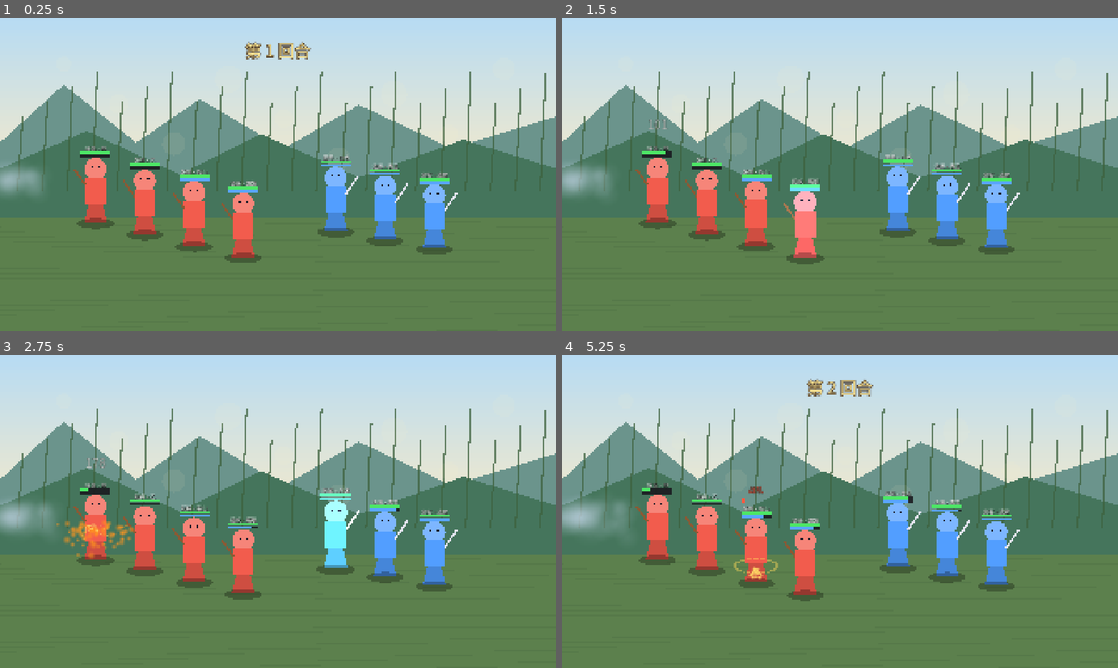
Above: before the commit, frames 1-4 (two rows, left to right).
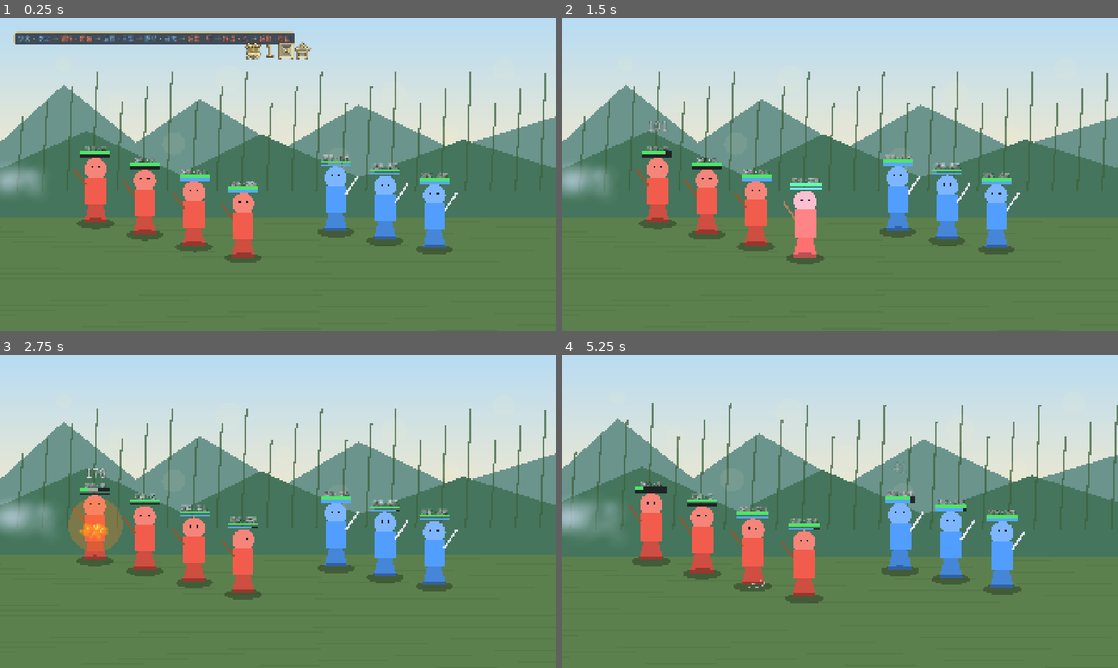
Above: after the commit, the same moments.

Repository: kongshan001/modelfw_demo
Game: Godot game, scene res://scenes/battle_scene.tscn
Same seed, same stepped clock (60 frames per second), same inputs: the game is played once before the commit and once after it.
Inputs (mouse positions are in pixels of both pictures, inside the frame that each line leads up to):
- Up to frame 1 (0.25 s): no input
- Up to frame 2 (1.5 s): move the mouse to (995, 205) at 0.52 s; click (995, 205) at 0.67 s; move the mouse to (945, 196) at 1.27 s; click (945, 196) at 1.42 s
- Up to frame 3 (2.75 s): move the mouse to (333, 527) at 2.02 s; click (333, 527) at 2.17 s
- Up to frame 4 (5.25 s): move the mouse to (656, 517) at 2.77 s; click (656, 517) at 2.92 s; move the mouse to (706, 530) at 3.52 s; click (706, 530) at 3.67 s; move the mouse to (756, 539) at 4.27 s; click (756, 539) at 4.42 s; move the mouse to (806, 552) at 5.02 s; click (806, 552) at 5.17 s

The runs differ from the first frame. In frame 1, 2.1% of the frame differs, in the area x 2-53%, y 4-9%; in frame 2, 0.4%; in frame 3, 2.5%; in frame 4, 9.2%, in the area x 0-100%, y 7-80%.

Commit message:
fix(presentation): 真顿帧/回合顺序预览/headless VFX

Diff:
--- a/godot-battle/battle/battle_scene.gd
+++ b/godot-battle/battle/battle_scene.gd
@@ -1,4 +1,7 @@
 extends Node2D
+
+func _exit_tree() -> void:
+	Engine.time_scale = 1.0
 
 func _ready() -> void:
 	var background := BackgroundView.new()
--- a/godot-battle/battle/battle_sequencer.gd
+++ b/godot-battle/battle/battle_sequencer.gd
@@ -43,6 +43,7 @@
 		if generation != _generation:
 			break
 	if generation != _generation:
+		Engine.time_scale = 1.0
 		_restore_views()
 		_skip = false
 		playback_speed = 1.0
@@ -50,6 +51,7 @@
 	idle.emit()
 
 func skip_all() -> void:
+	Engine.time_scale = 1.0
 	if not _playing:
 		_restore_views()
 		return
--- a/godot-battle/battle/command_registry.gd
+++ b/godot-battle/battle/command_registry.gd
@@ -13,7 +13,7 @@
 		&"round_start":
 			return RoundBannerCommand.new(event)
 		&"action_start":
-			return ActionStartCommand.new(event, content)
+			return ActionStartCommand.new(event)
 		&"damage":
 			return DamageCommand.new(event, content)
 		&"heal":
--- a/godot-battle/battle/commands/action_start_command.gd
+++ b/godot-battle/battle/commands/action_start_command.gd
@@ -2,11 +2,9 @@
 extends BattleCommand
 
 var event: BattleEvent
-var content: ContentDB
 
-func _init(p_event: BattleEvent, p_content: ContentDB = null) -> void:
+func _init(p_event: BattleEvent) -> void:
 	event = p_event
-	content = p_content
 
 func play(ctx: BattleContext) -> void:
 	var source: UnitView = ctx.unit_view(event.source_id)
@@ -31,23 +29,12 @@
 			await ctx.wait(0.12)
 
 func _play_skill(ctx: BattleContext, source: UnitView) -> void:
-	var skill: SkillData = null
-	if content != null:
-		skill = content.get_skill(StringName(event.data.get("skill_id", "")))
-	var visual_id: StringName = skill.visual_id if skill != null else &"generic"
 	if source != null:
 		await source.cast_pose()
-	var targets := event.target_ids
-	for index in targets.size():
-		var target: UnitView = ctx.unit_view(targets[index])
-		if target == null:
-			continue
-		var effect_position := target.global_position + Vector2(0, -110)
-		if visual_id == &"aoe":
-			effect_position = target.global_position
-		ctx.vfx_factory().play_skill(visual_id, effect_position)
-		if index < targets.size() - 1:
-			await ctx.wait(0.08)
+		ctx.vfx_factory().cast_ring(source.global_position)
+	if ctx.camera != null:
+		ctx.camera.punch_zoom(1.04, 0.15)
+	await ctx.wait(0.08)
 
 func _target_view(ctx: BattleContext) -> UnitView:
 	if event.target_ids.is_empty():
--- a/godot-battle/battle/commands/damage_command.gd
+++ b/godot-battle/battle/commands/damage_command.gd
@@ -2,6 +2,7 @@
 extends BattleCommand
 
 const HIT_STOP := 0.06
+const HIT_STOP_TIME_SCALE := 0.05
 
 var event: BattleEvent
 var content: ContentDB
@@ -23,7 +24,10 @@
 
 	var visual_id := &"poison" if status_tick else _visual_for_source(source_type)
 	var impact_position := target.global_position + Vector2(0, -110)
+	if visual_id == &"aoe":
+		impact_position = target.global_position
 	ctx.vfx_factory().play_impact(visual_id, impact_position)
+	await _hit_stop(ctx)
 
 	var text_color := Color(1.0, 0.86, 0.25) if crit else Color(1, 1, 1, 0.96)
 	if status_tick:
@@ -43,12 +47,18 @@
 	if crit:
 		ctx.vfx_factory().screen_flash(Color(1.0, 0.9, 0.55), 0.22)
 
-	await ctx.wait(HIT_STOP)
-
 	if source_type == "attack":
 		var source: UnitView = ctx.unit_view(event.source_id)
 		if source != null and source != target:
 			source.reset_pose()
+
+func _hit_stop(ctx: BattleContext) -> void:
+	# 真顿帧：整场慢放到 5%，用不受时间缩放影响的计时器冻结 0.06 秒。
+	if ctx.is_skipping():
+		return
+	Engine.time_scale = HIT_STOP_TIME_SCALE
+	await ctx.scene_tree.create_timer(HIT_STOP, true, false, true).timeout
+	Engine.time_scale = 1.0
 
 func _visual_for_source(source_type: String) -> StringName:
 	if source_type == "attack":
--- a/godot-battle/battle/commands/heal_command.gd
+++ b/godot-battle/battle/commands/heal_command.gd
@@ -13,7 +13,8 @@
 		return
 	var amount := int(event.data.get("amount", 0))
 	target.set_hp(int(event.data.get("hp_after", target.unit_state.hp)), true)
-	FloatText.spawn(ctx, target.global_position + Vector2(0, -244), "+%d" % amount, Color(0.45, 1.0, 0.55), 44)
+	if amount > 0:
+		FloatText.spawn(ctx, target.global_position + Vector2(0, -244), "+%d" % amount, Color(0.45, 1.0, 0.55), 44)
 	ctx.vfx_factory().heal(target.global_position + Vector2(0, -110))
 	await ctx.wait(0.3)
 
--- a/godot-battle/battle/commands/round_banner_command.gd
+++ b/godot-battle/battle/commands/round_banner_command.gd
@@ -30,10 +30,14 @@
 	label.z_index = 80
 	ctx.ui_layer.add_child(label)
 
+	var order_strip := _build_order_strip(ctx)
+
 	var tween_in := label.create_tween()
 	tween_in.set_parallel(true)
 	tween_in.tween_property(label, "modulate:a", 1.0, 0.16)
 	tween_in.tween_property(label, "scale", Vector2.ONE, 0.18).set_trans(Tween.TRANS_BACK).set_ease(Tween.EASE_OUT)
+	if order_strip != null:
+		order_strip.create_tween().tween_property(order_strip, "modulate:a", 1.0, 0.16)
 	await ctx.wait(0.5)
 
 	var tween_out := label.create_tween()
@@ -41,11 +45,69 @@
 	tween_out.tween_property(label, "modulate:a", 0.0, 0.16)
 	tween_out.tween_property(label, "scale", Vector2(1.08, 1.08), 0.16)
 	tween_out.chain().tween_callback(label.queue_free)
+	if order_strip != null and is_instance_valid(order_strip):
+		var strip_out := order_strip.create_tween()
+		strip_out.tween_property(order_strip, "modulate:a", 0.0, 0.2)
+		strip_out.tween_callback(order_strip.queue_free)
 	await ctx.wait(0.18)
+
+func _build_order_strip(ctx: BattleContext) -> Node:
+	var order: Array = event.data.get("order", [])
+	if order.is_empty() or ctx.ui_layer == null:
+		return null
+	var panel := PanelContainer.new()
+	panel.name = "TurnOrderPreview"
+	var style := StyleBoxFlat.new()
+	style.bg_color = Color(0.06, 0.07, 0.11, 0.72)
+	style.border_color = Color(1.0, 0.9, 0.55, 0.35)
+	style.set_border_width_all(1)
+	style.set_corner_radius_all(8)
+	style.content_margin_left = 14
+	style.content_margin_right = 14
+	style.content_margin_top = 6
+	style.content_margin_bottom = 6
+	panel.add_theme_stylebox_override("panel", style)
+	panel.position = Vector2(48, 48)
+	panel.z_index = 79
+	panel.modulate.a = 0.0
+	ctx.ui_layer.add_child(panel)
+
+	var row := HBoxContainer.new()
+	row.add_theme_constant_override("separation", 8)
+	panel.add_child(row)
+	var session := ctx.session as BattleSession
+	for index in order.size():
+		var unit_state: BattleUnitState = null
+		if session != null and session.engine != null:
+			unit_state = session.engine.state.get_unit(StringName(String(order[index])))
+		var display_name := String(order[index])
+		var tint := Color(1.0, 0.62, 0.5)
+		if unit_state != null:
+			display_name = unit_state.data.display_name
+			if unit_state.side == BattleTypes.Side.ALLY:
+				tint = Color(0.55, 0.8, 1.0)
+		var chip := Label.new()
+		chip.text = display_name
+		chip.add_theme_font_override("font", FontUtil.cjk_font())
+		chip.add_theme_font_size_override("font_size", 22)
+		chip.add_theme_color_override("font_color", tint)
+		chip.add_theme_color_override("font_outline_color", Color(0.04, 0.04, 0.06, 0.9))
+		chip.add_theme_constant_override("outline_size", 4)
+		row.add_child(chip)
+		if index < order.size() - 1:
+			var arrow := Label.new()
+			arrow.text = "→"
+			arrow.add_theme_font_override("font", FontUtil.cjk_font())
+			arrow.add_theme_font_size_override("font_size", 20)
+			arrow.add_theme_color_override("font_color", Color(0.85, 0.82, 0.7, 0.75))
+			row.add_child(arrow)
+	return panel
 
 func skip(ctx: BattleContext) -> void:
 	if ctx.ui_layer == null:
 		return
 	for child in ctx.ui_layer.get_children():
-		if child is Label and String(child.text).begins_with("第 ") and String(child.text).ends_with(" 回合"):
+		if String(child.name) == "TurnOrderPreview":
 			child.queue_free()
+		elif child is Label and String(child.text).begins_with("第 ") and String(child.text).ends_with(" 回合"):
+			child.queue_free()
--- a/godot-battle/battle/commands/status_command.gd
+++ b/godot-battle/battle/commands/status_command.gd
@@ -24,7 +24,7 @@
 		&"status_tick":
 			view.set_hp(int(event.data.get("hp_after", view.unit_state.hp)), true)
 			FloatText.spawn(ctx, view.global_position + Vector2(0, -250), "-%d" % int(event.data.get("amount", 0)), Color(0.78, 0.5, 1.0), 40)
-			ctx.vfx_factory().poison(view.global_position + Vector2(0, -110))
+			ctx.vfx_factory().play_skill(_visual_for_status(status_id), view.global_position + Vector2(0, -110))
 			if ctx.camera != null:
 				ctx.camera.shake(2.0, 0.08)
 			await ctx.wait(0.22)
@@ -46,7 +46,7 @@
 		&"war_cry", &"defending":
 			return &"buff"
 		_:
-			return &"poison"
+			return &"generic"
 
 func _target_view(ctx: BattleContext) -> UnitView:
 	if not event.target_ids.is_empty():
--- a/godot-battle/battle/vfx_factory.gd
+++ b/godot-battle/battle/vfx_factory.gd
@@ -44,9 +44,13 @@
 			generic(position)
 
 func play_impact(visual_id: StringName, position: Vector2) -> void:
+	if not visuals_enabled:
+		return
 	play_skill(visual_id, position)
 
 func slash(position: Vector2) -> void:
+	if not visuals_enabled:
+		return
 	var root := _root(position)
 	for index in 3:
 		var arc := Line2D.new()
@@ -70,6 +74,8 @@
 	tween.chain().tween_callback(root.queue_free)
 
 func fire(position: Vector2) -> void:
+	if not visuals_enabled:
+		return
 	var root := _root(position)
 	var flash := _flash(root, 52.0, Color(1.0, 0.5, 0.12, 0.55))
 	var flash_tween := flash.create_tween()
@@ -81,6 +87,8 @@
 	_schedule_free(root, 0.45, 0.5)
 
 func thunder(position: Vector2) -> void:
+	if not visuals_enabled:
+		return
 	var root := _root(position)
 	for layer in 2:
 		var bolt := Line2D.new()
@@ -101,6 +109,8 @@
 	_schedule_free(root, 0.12, 0.32)
 
 func heal(position: Vector2) -> void:
+	if not visuals_enabled:
+		return
 	var root := _root(position)
 	var ring := _ring(root, 72.0, Color(0.45, 1.0, 0.6, 0.9), 5.0)
 	ring.position = Vector2(0, 62)
@@ -119,6 +129,8 @@
 	_schedule_free(root, 0.6, 0.45)
 
 func seal(position: Vector2) -> void:
+	if not visuals_enabled:
+		return
 	var root := _root(position)
 	var ring := _ring(root, 78.0, Color(0.82, 0.45, 1.0, 0.95), 6.0)
 	ring.scale = Vector2(0.3, 0.3)
@@ -147,6 +159,8 @@
 	_schedule_free(root, 0.55, 0.5)
 
 func poison(position: Vector2) -> void:
+	if not visuals_enabled:
+		return
 	var root := _root(position)
 	_flash(root, 40.0, Color(0.55, 0.25, 0.75, 0.35))
 	_burst(root, Color(0.55, 0.95, 0.35, 0.9), 20, 0.9, 30.0, 110.0, Vector3.UP, 55.0, Vector3(0, -35, 0), 0.25, 0.65)
@@ -154,6 +168,8 @@
 	_schedule_free(root, 0.55, 0.45)
 
 func aoe(position: Vector2) -> void:
+	if not visuals_enabled:
+		return
 	var root := _root(position)
 	var ring := _ring(root, 105.0, Color(1.0, 0.55, 0.2, 0.9), 7.0)
 	ring.scale = Vector2(0.25, 0.09)
@@ -170,6 +186,8 @@
 	_schedule_free(root, 0.35, 0.35)
 
 func buff(position: Vector2) -> void:
+	if not visuals_enabled:
+		return
 	var root := _root(position)
 	var ring := _ring(root, 64.0, Color(1.0, 0.85, 0.35, 0.9), 5.0)
 	ring.position = Vector2(0, 58)
@@ -182,7 +200,22 @@
 	motes.position = Vector2(0, 55)
 	_schedule_free(root, 0.5, 0.4)
 
+func cast_ring(position: Vector2) -> void:
+	if not visuals_enabled:
+		return
+	var root := _root(position)
+	var ring := _ring(root, 58.0, Color(0.7, 0.9, 1.0, 0.85), 4.0)
+	ring.scale = Vector2(0.35, 0.12)
+	var tween := ring.create_tween()
+	tween.set_parallel(true)
+	tween.tween_property(ring, "scale", Vector2(1.1, 0.38), 0.28).set_trans(Tween.TRANS_QUAD).set_ease(Tween.EASE_OUT)
+	tween.tween_property(ring, "modulate:a", 0.0, 0.32)
+	_burst(root, Color(0.75, 0.9, 1.0, 0.8), 10, 0.4, 20.0, 70.0, Vector3.UP, 50.0, Vector3(0, -20, 0), 0.12, 0.3)
+	_schedule_free(root, 0.12, 0.25)
+
 func generic(position: Vector2) -> void:
+	if not visuals_enabled:
+		return
 	var root := _root(position)
 	var flash := _flash(root, 42.0, Color(1.0, 0.92, 0.7, 0.7))
 	var tween := flash.create_tween()
@@ -193,6 +226,8 @@
 	_schedule_free(root, 0.2, 0.3)
 
 func death_burst(position: Vector2) -> void:
+	if not visuals_enabled:
+		return
 	var root := _root(position)
 	_flash(root, 54.0, Color(0.12, 0.05, 0.2, 0.55))
 	_burst(root, Color(0.42, 0.18, 0.62, 0.9), 26, 0.9, 50.0, 190.0, Vector3.UP, 180.0, Vector3(0, 110, 0), 0.25, 0.7)
--- a/godot-battle/tools/smoke_presentation.gd
+++ b/godot-battle/tools/smoke_presentation.gd
@@ -11,7 +11,7 @@
 			quit(1)
 			return
 		var ui_layer: CanvasLayer = scene.get_node_or_null("UILayer")
-		if not _has_text_label(ui_layer):
+		if not _has_result_label(ui_layer):
 			printerr("PRESENTATION_SMOKE_FAIL: result label missing")
 			quit(1)
 			return
@@ -22,12 +22,14 @@
 	printerr("PRESENTATION_SMOKE_TIMEOUT")
 	quit(1)
 
-func _has_text_label(node: Node) -> bool:
+func _has_result_label(node: Node) -> bool:
 	if node == null:
 		return false
 	for child in node.get_children():
-		if child is Label and not String(child.text).strip_edges().is_empty():
-			return true
-		if _has_text_label(child):
+		if child is Label:
+			var text := String(child.text).strip_edges()
+			if text == "胜利！" or text == "战败…" or text == "逃跑成功":
+				return true
+		if _has_result_label(child):
 			return true
 	return false
